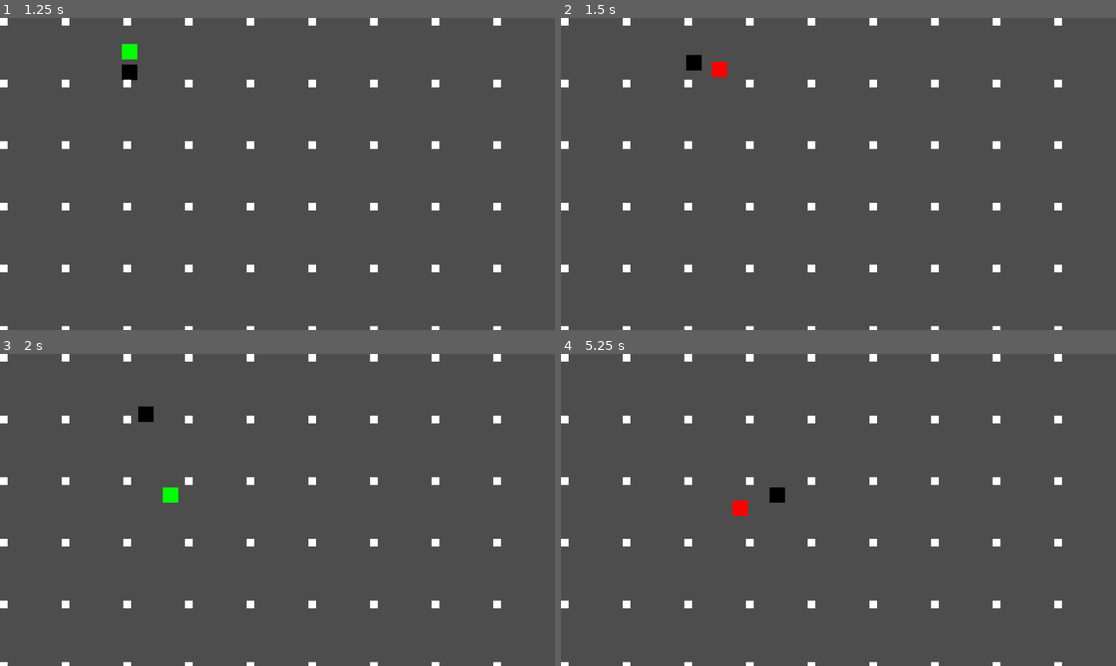
Above: before the commit, frames 1-4 (two rows, left to right).
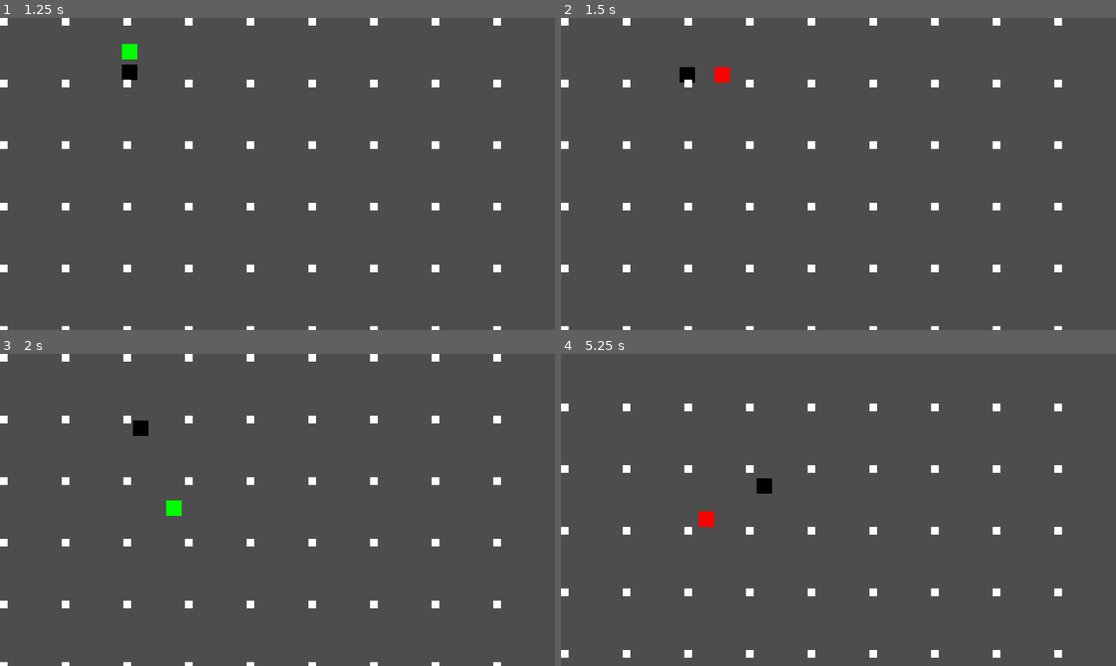
Above: after the commit, the same moments.

Repository: DiegoChiodi/Divina-Comedia-Game
Game: Godot game, scene res://Scene/main.tscn
The game is run twice, just before and just after one commit, with the same random seed, the same clock (stepped at 60 frames per second) and the same inputs.
Inputs (mouse positions are in pixels of both pictures, inside the frame that each line leads up to):
- Up to frame 1 (1.25 s): move the mouse to (399, 158) at 0.52 s; hold D (right) from 0.53 s (still down); click (399, 158) at 0.6 s
- Up to frame 2 (1.5 s): move the mouse to (727, 189) at 1.27 s; release D (right) at 1.28 s; hold S (down) from 1.28 s (still down); tap Space (space) at 1.35 s
- Up to frame 3 (2 s): keep holding S (down)
- Up to frame 4 (5.25 s): move the mouse to (894, 441) at 2.02 s; release S (down) at 2.03 s; hold D (right) 2.03-2.78 s; click (894, 441) at 2.1 s; move the mouse to (810, 572) at 2.77 s; hold W (up) 2.78-3.53 s; tap Space (space) at 2.85, 4.35 s; move the mouse to (1005, 556) at 3.52 s; hold A (left) 3.53-5.03 s; click (1005, 556) at 3.6 s; move the mouse to (672, 463) at 4.27 s; move the mouse to (866, 510) at 5.02 s; hold S (down) from 5.03 s (still down); click (866, 510) at 5.1 s

Frame 1 is identical in both runs. In frame 2, 0.4% of the frame differs, in the area x 21-31%, y 11-21%; in frame 3, 0.5%; in frame 4, 4.0%, in the area x 0-91%, y 0-100%.

Commit message:
Collision knocback manutention

Diff:
--- a/Scripts/movel.gd
+++ b/Scripts/movel.gd
@@ -5,7 +5,8 @@
 var direction : Vector2 = Vector2.ZERO
 var impulse : Vector2 = Vector2.ZERO
 
-var speed : float = 250 # Velocidade constante que guia movimento
+var speedFix : float = 250.0
+var speed : float = self.speedFix # Velocidade constante que guia movimento
 var acceleration : float = 0.2  # Fator de suavização
 
 # Called when the node enters the scene tree for the first time.
@@ -22,6 +23,12 @@
 
 func move(delta: float) -> void:
 	move_directionTarget()
+
+	if impulse.length() > 0.2:
+		speed = speedFix / 0.8
+	else:
+		speed = speedFix
+
 	if self.move_direction != Vector2.ZERO:
 		velocityTarget(delta)
 	else:
--- a/shadowEnemy.gd
+++ b/shadowEnemy.gd
@@ -3,12 +3,14 @@
 
 func _ready() -> void:
 	super._ready()
+	speedFix = 100
 	groupsAdd()
 
 func _process(delta: float) -> void:
 	super._process(delta)
 	if colPlayer:
 		self.player.takeAttack((self.player.position - self.position).normalized() * 3, damage)
+		self.takeImpulse((self.position - self.player.position).normalized() * 3)
 		if self.player.inDash:
 			pass
 
